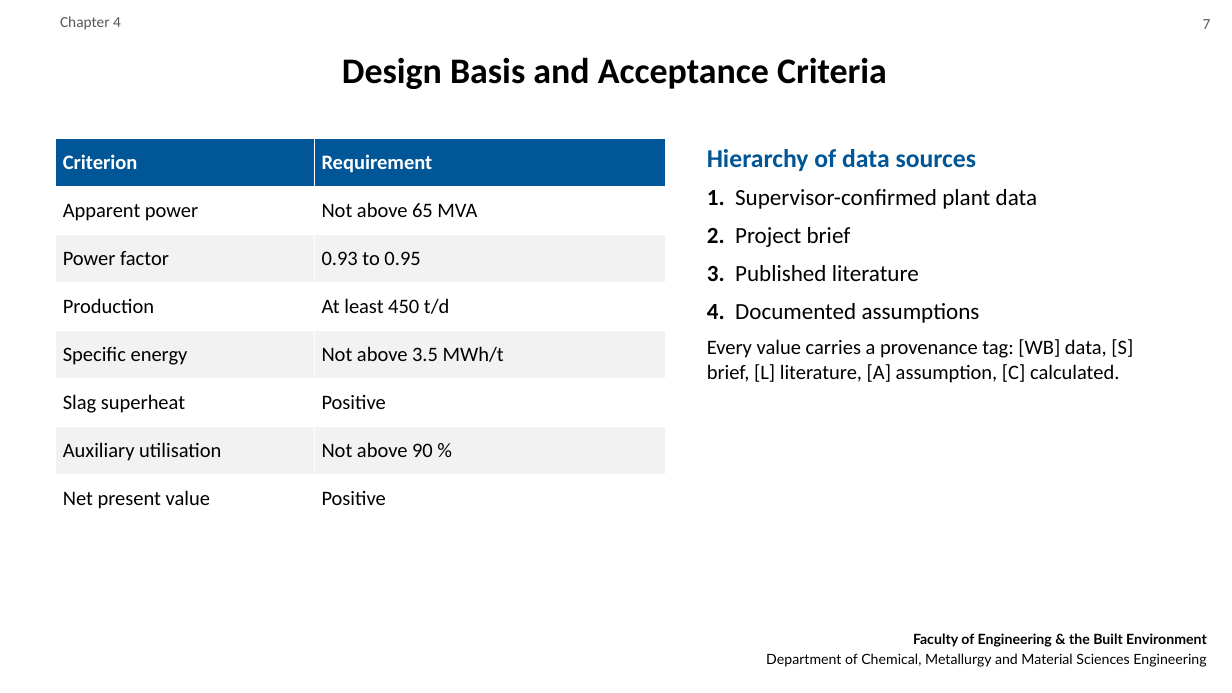
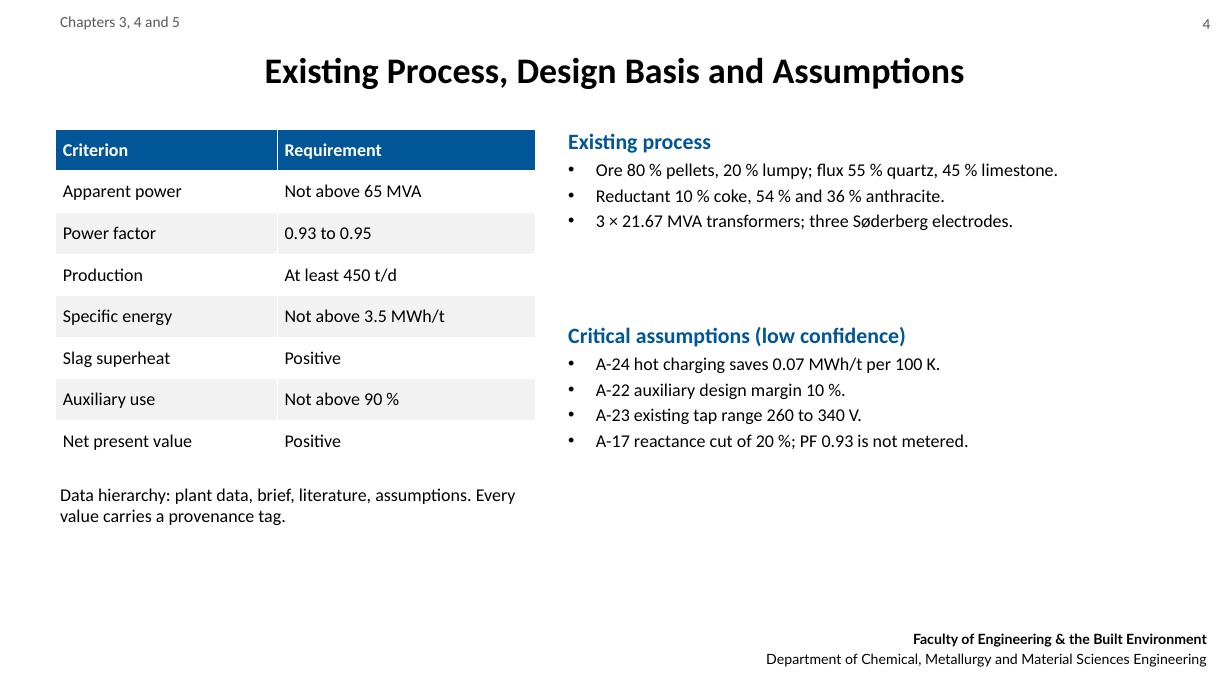
Before and after one commit to motsemmetebogo6-blip/START-UP, a slide deck: slide 4 of deliverables/MPG118S_Final_Presentation.pptx (slide 7 before the commit). Drawn at 1232x693 pixels with LibreOffice and Linux fonts; fonts in the diff are those of the drawing; background and template pictures are left out. Boxes give left, top, right and bottom in pixels: in the first picture for what was removed or moved away, otherwise in the second. Text is boxed around its words. In the diff, an @@ line names an element or a change of style, - is before the commit and + after.

```diff
--- a/deliverables/MPG118S_Final_Presentation.pptx
+++ b/deliverables/MPG118S_Final_Presentation.pptx
@@ text at [60, 16, 180, 30]: text changed @@
-Chapter 4
+Chapters 3, 4 and 5
@@ text at [1203, 19, 1211, 29]: text changed @@
-7
+4
@@ title at [265, 57, 965, 89]: text changed @@
-Design Basis and Acceptance Criteria
+Existing Process, Design Basis and Assumptions
@@ table at [55, 129, 536, 462] @@
-row 7, column 1: Auxiliary utilisation
+row 7, column 1: Auxiliary use
@@ size 16 to 14 pt @@
@@ table: place and size @@
-table at [55, 139, 665, 523]
+table at [55, 129, 536, 462]
@@ text added at [568, 133, 1058, 230], 14 pt, text #000000 @@
+Existing process
+• Ore 80 % pellets, 20 % lumpy; flux 55 % quartz, 45 % limestone.
+• Reductant 10 % coke, 54 % and 36 % anthracite.
+• 3 × 21.67 MVA transformers; three Søderberg electrodes.
@@ text removed at [707, 149, 1133, 383] @@
-Hierarchy of data sources
-1. Supervisor-confirmed plant data
-2. Project brief
-3. Published literature
-4. Documented assumptions
-Every value carries a provenance tag: [WB] data, [S] brief, [L] literature, [A] assumption, [C] calculated.
@@ text added at [568, 327, 969, 447], 14 pt, text #000000 @@
+Critical assumptions (low confidence)
+• A-24 hot charging saves 0.07 MWh/t per 100 K.
+• A-22 auxiliary design margin 10 %.
+• A-23 existing tap range 260 to 340 V.
+• A-17 reactance cut of 20 %; PF 0.93 is not metered.
@@ text added at [60, 488, 516, 525], 14 pt, text #000000 @@
+Data hierarchy: plant data, brief, literature, assumptions. Every value carries a provenance tag.
```
Also in this commit, not shown: 16 other slides changed, 4 slides added, 30 slides removed, 3 other files.
